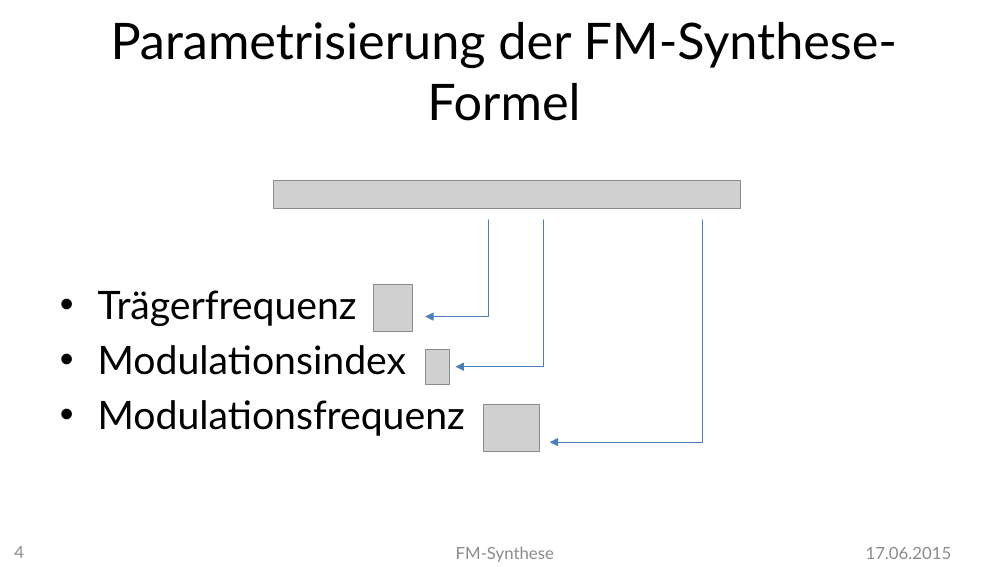
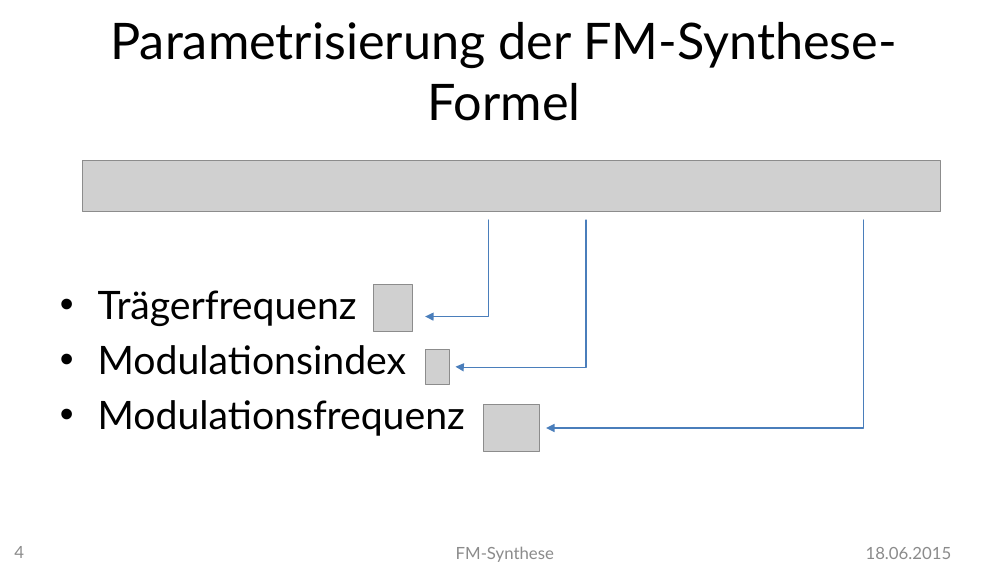
Before and after one commit to MBulli/VSeminar, a slide deck: slide 4 of Praesentation/FMSynthese-Gary.pptx. Drawn at 1008x567 pixels with LibreOffice and Linux fonts; fonts in the diff are those of the drawing; grey boxes stand for pictures; background and template pictures are left out. Boxes give left, top, right and bottom in pixels: in the first picture for what was removed or moved away, otherwise in the second. Text is boxed around its words. In the diff, an @@ line names an element or a change of style, - is before the commit and + after.

```diff
--- a/Praesentation/FMSynthese-Gary.pptx
+++ b/Praesentation/FMSynthese-Gary.pptx
@@ picture: place and size @@
-picture at box(273, 180, 741, 209)
+picture at box(83, 161, 940, 213)
@@ elbow arrow moved from (543, 220) - (456, 367) to (586, 220) - (456, 367) @@
@@ elbow arrow moved from (703, 220) - (549, 443) to (864, 220) - (546, 428) @@
@@ text at box(866, 547, 952, 559): text changed @@
-17.06.2015
+18.06.2015
```
Also in this commit, not shown: 17 other slides changed, 1 slide added, 1 other file.
